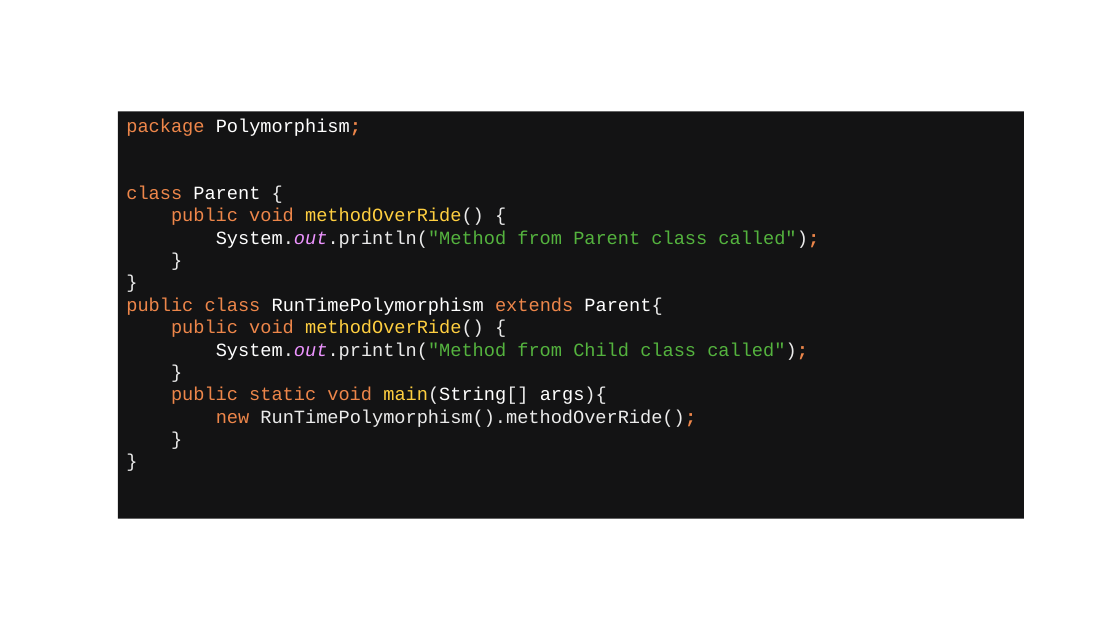
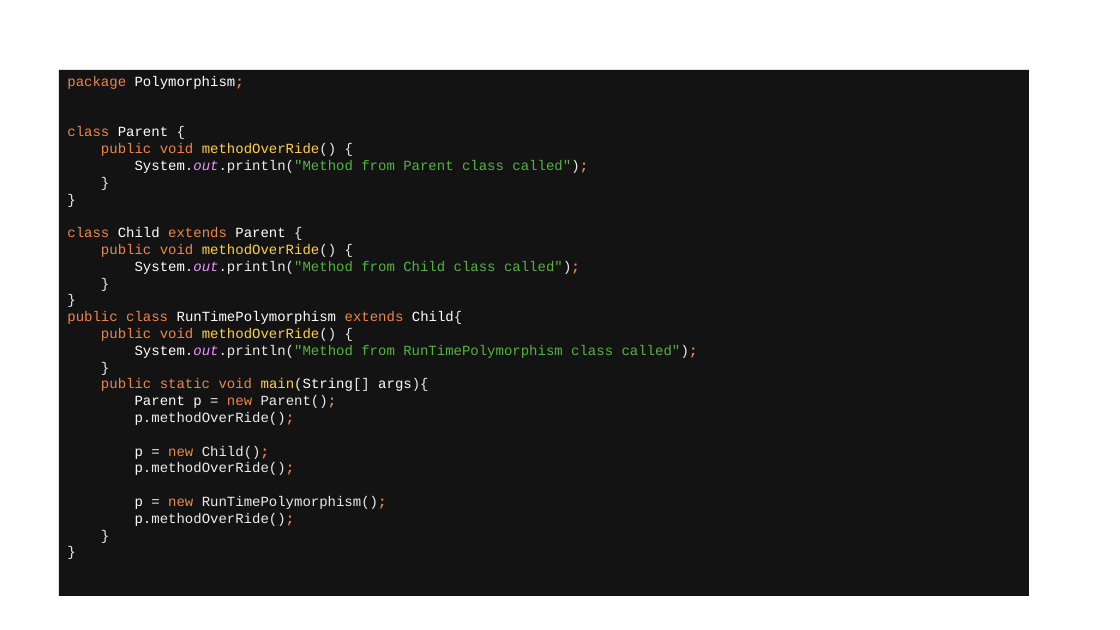
Before and after one commit to bmvenkat25/JavaIntermediatePractice, a slide deck: slide 5 of src/main/java/Polymorphism/Polymorphism.pptx. Drawn at 1120x630 pixels with LibreOffice and Linux fonts; fonts in the diff are those of the drawing. Boxes give left, top, right and bottom in pixels: in the first picture for what was removed or moved away, otherwise in the second. Text is boxed around its words. In the diff, an @@ line names an element or a change of style, - is before the commit and + after.

Commit message:
Polymorphism

```diff
--- a/src/main/java/Polymorphism/Polymorphism.pptx
+++ b/src/main/java/Polymorphism/Polymorphism.pptx
@@ text "package Polymorphism; class Parent { ...": place and size @@
-text "package Polymorphism; class Parent { ..." at bbox=[118, 108, 1024, 523]
+text "package Polymorphism; class Parent { ..." at bbox=[59, 66, 1029, 600]
@@ text at bbox=[67, 76, 698, 526]: text changed; size 16 to 12 pt @@
-package Polymorphism;
-class Parent {
-public void methodOverRide() {
-System.out.println("Method from Parent class called");
-}
-}
-public class RunTimePolymorphism extends Parent{
-public void methodOverRide() {
-System.out.println("Method from Child class called");
-}
-public static void main(String[] args){
-new RunTimePolymorphism().methodOverRide();
-}
-}
+package Polymorphism;
+class Parent {
+public void methodOverRide() {
+System.out.println("Method from Parent class called");
+}
+}
+class Child extends Parent {
+public void methodOverRide() {
+System.out.println("Method from Child class called");
+}
+}
+public class RunTimePolymorphism extends Child{
+public void methodOverRide() {
+System.out.println("Method from RunTimePolymorphism class called");
+}
+public static void main(String[] args){
+Parent p = new Parent();
+p.methodOverRide();
+p = new Child();
+p.methodOverRide();
+p = new RunTimePolymorphism();
+p.methodOverRide();
+}
+}
```
Also in this commit, not shown: 1 other slide changed, 1 other file.
